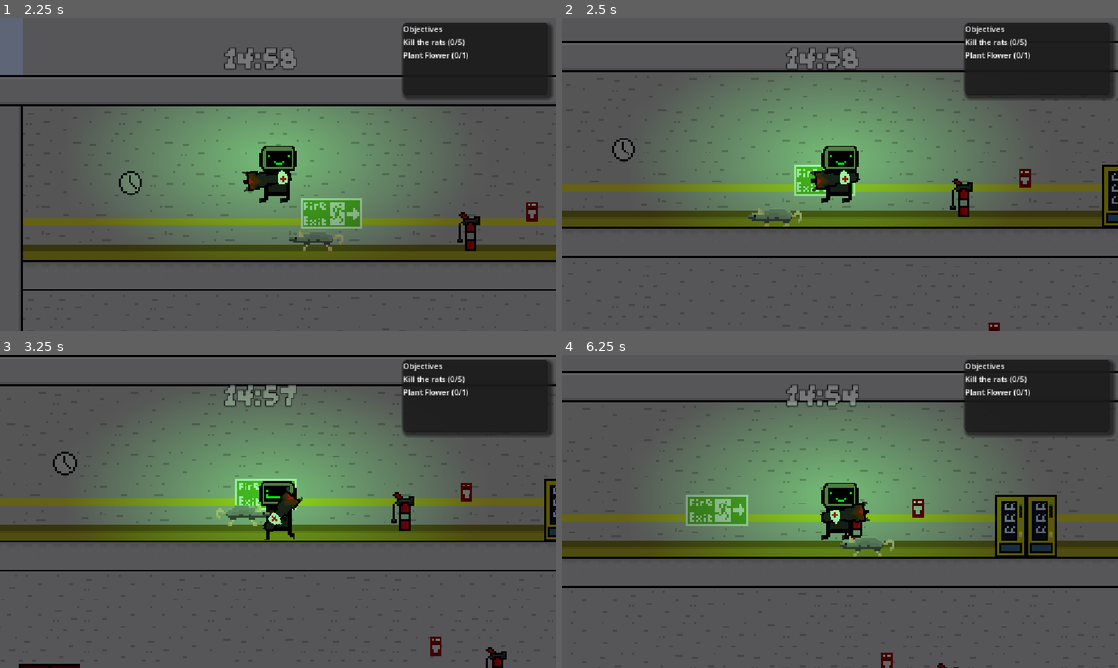
Above: before the commit, frames 1-4 (two rows, left to right).
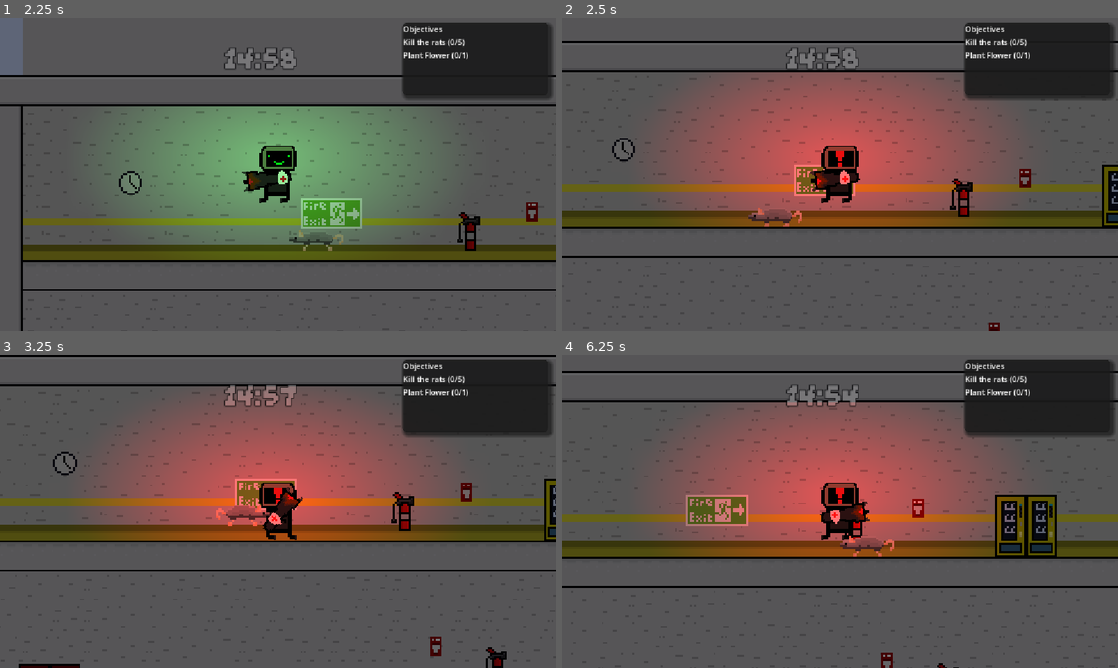
Above: after the commit, the same moments.

Repository: Milo-Griffiths/GameJam-Time
Game: Godot game, scene res://scenes/main.tscn
The game is run twice, just before and just after one commit, with the same random seed, the same clock (stepped at 60 frames per second) and the same inputs.
Inputs (mouse positions are in pixels of both pictures, inside the frame that each line leads up to):
- Up to frame 1 (2.25 s): click "Play" at 0.5 s; move the mouse to (400, 158) at 1.27 s; hold E (Interact) 1.28-2.03 s; hold Right (right) from 1.28 s (still down); tap Up (up) at 1.52 s; move the mouse to (166, 190) at 2.02 s; click (166, 190) at 2.1 s
- Up to frame 2 (2.5 s): keep holding Right (right); tap Up (up) at 2.27 s
- Up to frame 3 (3.25 s): move the mouse to (333, 442) at 2.77 s; release Right (right) at 2.78 s; hold A (left) from 2.78 s (still down); hold E (Interact) from 2.78 s (still down)
- Up to frame 4 (6.25 s): move the mouse to (812, 574) at 3.52 s; release A (left) at 3.53 s; release E (Interact) at 3.53 s; hold Right (right) 3.53-5.03 s; click (812, 574) at 3.6 s; tap Up (up) at 3.77, 4.52, 5.27 s; move the mouse to (1006, 558) at 4.27 s; hold E (Interact) 4.28-5.03 s; move the mouse to (673, 464) at 5.02 s; hold A (left) 5.03-5.78 s; click (673, 464) at 5.1 s; move the mouse to (867, 511) at 5.77 s; hold Right (right) from 5.78 s (still down); hold E (Interact) from 5.78 s (still down)

Frame 1 is identical in both runs. In frame 2, 24% of the frame differs, in the area x 19-79%, y 17-67%; in frame 3, 21%; in frame 4, 23%.
Error in both runs: Invalid access to property or key 'global_position' on a base object of type 'null instance'. (res://assets/scripts/interactable.gd:12)

Commit message:
Added damage animation

Diff:
--- a/assets/scripts/player.gd
+++ b/assets/scripts/player.gd
@@ -21,19 +21,21 @@
 @export
 var push_speed = 900
 var iframes = 0
-
-
+var is_hurt = false
+var light_default_colour
 @export var ACCEL_GROUND: float = 2000.0
 @export var ACCEL_AIR: float = 500.0
-func _process(delta: float) -> void:
-	if hit_box.has_overlapping_bodies() and iframes <= 0:
-		print("damage")
-		hp = hp -10
-		iframes = 5
-	if iframes > 0:
-		iframes = iframes - delta * 10
-	if hp <= 0:
-		died.emit()
+@onready var point_light: PointLight2D = $PointLight2D
+
+func _ready() -> void:
+	animated_sprite_2d.animation_finished.connect(_on_animation_finished)
+	light_default_colour = point_light.color
+
+func _on_animation_finished() -> void:
+	if animated_sprite_2d.animation == "damage":
+		point_light.color = light_default_colour
+		is_hurt = false
+		animated_sprite_2d.play()
 
 
 func _physics_process(delta: float) -> void:
@@ -43,7 +45,8 @@
 	# Add the gravity.
 	if not is_on_floor():
 		velocity += get_gravity() * delta
-		animated_sprite_2d.animation = "air"
+		if not is_hurt:
+			animated_sprite_2d.animation = "air"
 		air = true
 	else:
 		canjump = 2
@@ -57,9 +60,10 @@
 	# As good practice, you should replace UI actions with custom gameplay actions.
 	var direction := Input.get_axis("left", "right")
 	var accel := ACCEL_GROUND if is_on_floor() else ACCEL_AIR
-	if (velocity.x > 1 or velocity.x < -1) and not air:
+	if (velocity.x > 1 or velocity.x < -1) and not air and not is_hurt:
 			animated_sprite_2d.animation = "awful"
-	elif not air:
+	elif not air and not is_hurt:
+
 			animated_sprite_2d.animation = "awful_idle"
 	if direction:
 		velocity.x = move_toward(velocity.x, direction * SPEED, accel * delta)
@@ -93,6 +97,19 @@
 	if ui != null:
 		ui.hide_prompt()
 
+func _process(delta: float) -> void:
+	if hit_box.has_overlapping_bodies() and iframes <= 0:
+		print("damage")
+		animated_sprite_2d.play("damage")
+		is_hurt = true
+		point_light.color = Color.RED
+		hp = hp -10
+		iframes = 5
+	if iframes > 0:
+		iframes = iframes - delta * 10
+	if hp <= 0:
+		died.emit()
+
 
 func _on_gun_shot() -> void:
 	var opposite_dir: Vector2 = -((get_global_mouse_position() - global_position).normalized())
--- a/scenes/player.tscn
+++ b/scenes/player.tscn
@@ -3,6 +3,7 @@
 [ext_resource type="Script" uid="uid://dsw5u2roqe50o" path="res://assets/scripts/player.gd" id="1_g2els"]
 [ext_resource type="Texture2D" uid="uid://bayb1tjucempf" path="res://assets/player/sams iteration/New Piskel (14).png" id="2_fjrip"]
 [ext_resource type="Texture2D" uid="uid://d2s3l5fy88vfk" path="res://assets/player/sams iteration/New Piskel (12).png" id="2_tuyoq"]
+[ext_resource type="Texture2D" uid="uid://bgguvxlta8hdx" path="res://assets/player/sams iteration/DamagedRobot.png" id="4_fjrip"]
 [ext_resource type="Texture2D" uid="uid://c7yudyglpnk8e" path="res://assets/player/sams iteration/New Piskel (13).png" id="6_fjrip"]
 [ext_resource type="Script" uid="uid://ke2bafswrk1j" path="res://scripts/node_2d.gd" id="10_d2wvv"]
 [ext_resource type="PackedScene" uid="uid://wiyrhm8fwxox" path="res://scenes/UI/player_ui.tscn" id="10_y4r1p"]
@@ -27,6 +28,10 @@
 atlas = ExtResource("2_tuyoq")
 region = Rect2(0, 0, 32, 32)
 
+[sub_resource type="AtlasTexture" id="AtlasTexture_4r5pv"]
+atlas = ExtResource("4_fjrip")
+region = Rect2(0, 0, 32, 32)
+
 [sub_resource type="AtlasTexture" id="AtlasTexture_3v2ag"]
 atlas = ExtResource("2_tuyoq")
 region = Rect2(0, 0, 32, 32)
@@ -77,6 +82,14 @@
 "loop": 1,
 "name": &"awful_idle",
 "speed": 10.0
+}, {
+"frames": [{
+"duration": 1.0,
+"texture": SubResource("AtlasTexture_4r5pv")
+}],
+"loop": 0,
+"name": &"damage",
+"speed": 3.0
 }, {
 "frames": [{
 "duration": 1.0,
@@ -156,7 +169,7 @@
 [node name="AnimatedSprite2D" type="AnimatedSprite2D" parent="." unique_id=652721386]
 texture_filter = 1
 sprite_frames = SubResource("SpriteFrames_t1b08")
-animation = &"awful_idle"
+animation = &"damage"
 autoplay = "awful_idle"
 
 [node name="CollisionShape2D" type="CollisionShape2D" parent="." unique_id=490317715]
Binary file added: assets/player/sams iteration/DamagedRobot.png
Not shown, added: assets/player/sams iteration/DamagedRobot.png.import
